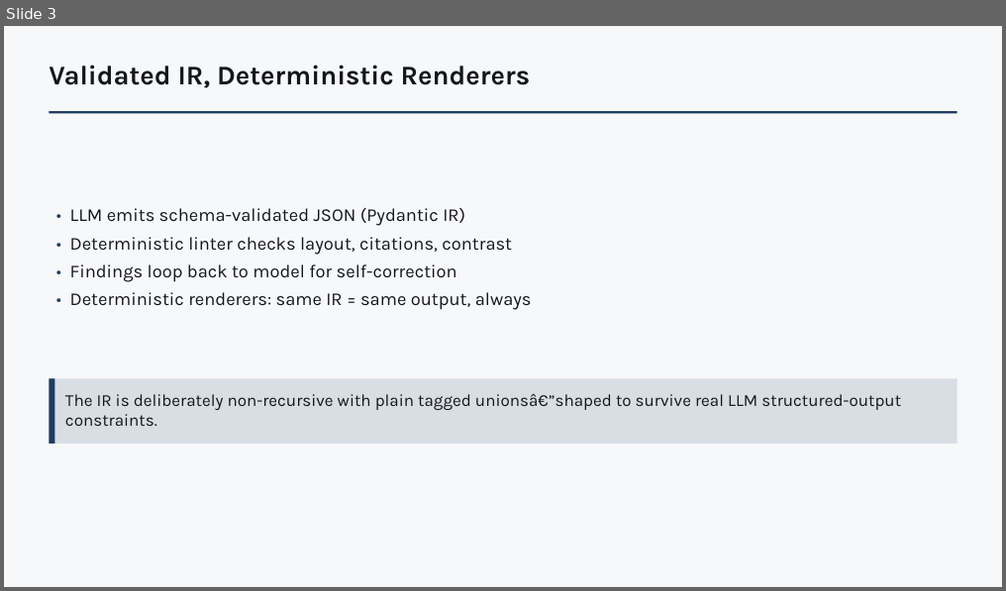
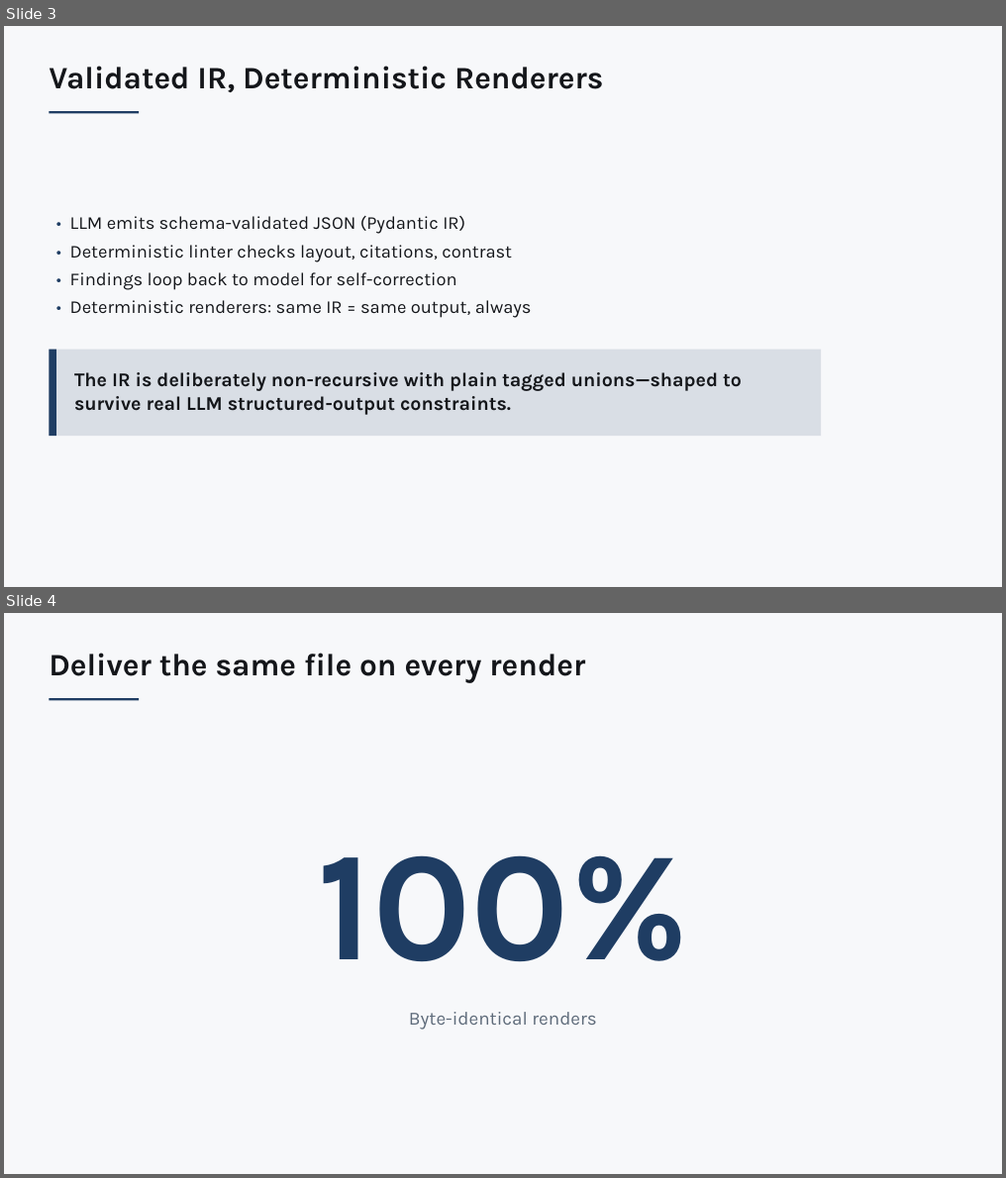
Before and after one commit to kirti34n/docloom, a slide deck: examples/dogfood/output/deck.pptx. Shown one above the other, each under a label of ours: slide 3 before the commit, slides 3 and 4 after it. The pictures are 1006x591 and 1006x1178 pixels, drawn with LibreOffice and Linux fonts; fonts in the diff are those of the drawing. Boxes give left, top, right and bottom in pixels: in the first picture for what was removed or moved away, otherwise in the second. Text is boxed around its words. In the diff, an @@ line names an element or a change of style, - is before the commit and + after.

```diff
--- a/examples/dogfood/output/deck.pptx
+++ b/examples/dogfood/output/deck.pptx
@@ slide 4 added at <box>4,613,1002,1174</box>, background #F7F8FA @@
@@ text added at <box>49,653,585,683</box>, 30 pt, text #14161A, bold @@
+Deliver the same file on every render
@@ rectangle added at <box>49,698,139,700</box>, fill #1F3D63 @@
@@ text added at <box>317,856,689,962</box>, 150 pt, text #1F3D63, bold @@
+100%
@@ text added at <box>409,1012,597,1030</box>, 18 pt, text #5E6B7A @@
+Byte-identical renders
@@ slide 3 changed as well @@
@@ text "Validated IR, Deterministic Renderers" at <box>49,66,604,92</box>: size 26 to 30 pt @@
@@ rectangle: place and size @@
-rectangle at <box>49,111,957,113</box>
+rectangle at <box>49,111,139,113</box>
@@ text "• LLM emits schema-validated JSON ...": place and size @@
-text "• LLM emits schema-validated JSON ..." at <box>70,208,532,310</box>
+text "• LLM emits schema-validated JSON ..." at <box>70,216,532,318</box>
@@ rectangle: place and size @@
-rectangle at <box>49,379,54,445</box>
+rectangle at <box>49,350,56,436</box>
@@ rectangle: place and size @@
-rectangle at <box>49,379,957,445</box>
+rectangle at <box>49,350,821,436</box>
@@ text at <box>74,372,742,415</box>: text changed; size 16.2 to 18.8 pt; bold on @@
-The IR is deliberately non-recursive with plain tagged unionsâ€”shaped to survive real LLM structured-output constraints.
+The IR is deliberately non-recursive with plain tagged unions—shaped to survive real LLM structured-output constraints.
```
Also in this commit, not shown: 12 other slides changed, 2 other slides added, 18 other files.
